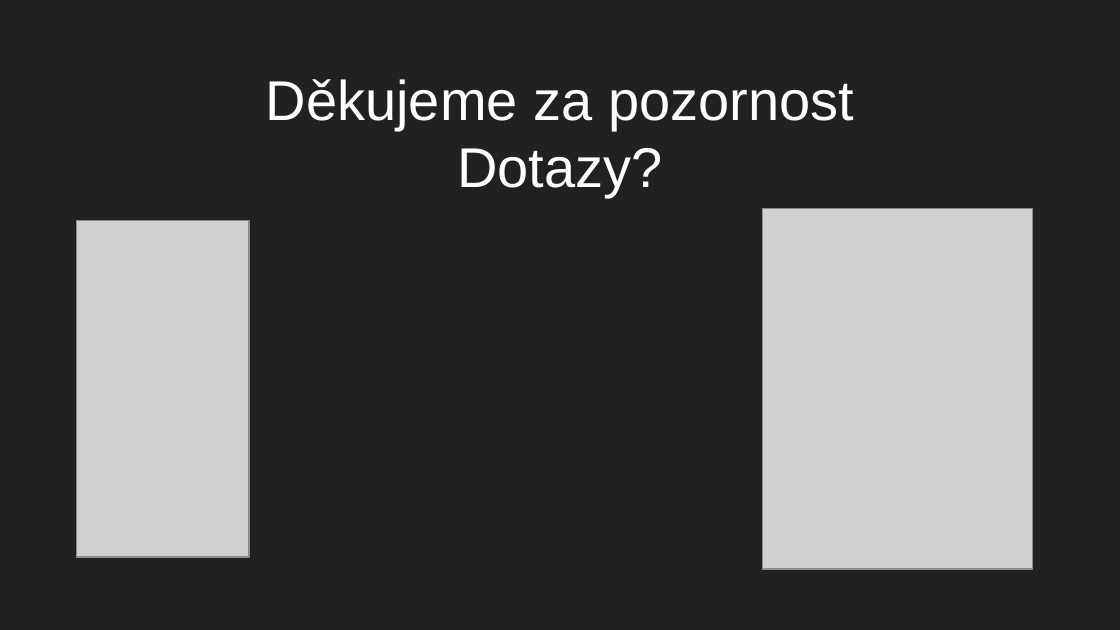
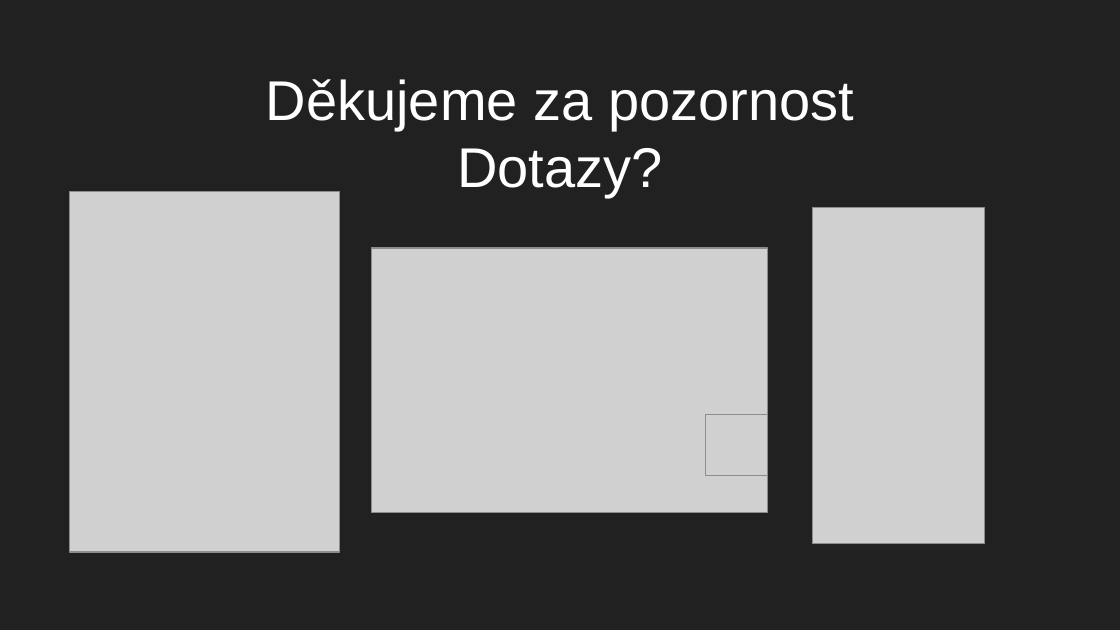
Before and after one commit to netik04/RSP2020, a slide deck: slide 8 of Dokumentace/prezentace1.pptx. Drawn at 1120x630 pixels with LibreOffice and Linux fonts; fonts in the diff are those of the drawing; grey boxes stand for pictures. Boxes give left, top, right and bottom in pixels: in the first picture for what was removed or moved away, otherwise in the second. Text is boxed around its words. In the diff, an @@ line names an element or a change of style, - is before the commit and + after.

```diff
--- a/Dokumentace/prezentace1.pptx
+++ b/Dokumentace/prezentace1.pptx
@@ picture: place and size @@
-picture at box(763, 208, 1033, 569)
+picture at box(69, 192, 339, 552)
@@ picture: place and size @@
-picture at box(77, 221, 250, 557)
+picture at box(812, 207, 984, 543)
@@ picture added at box(372, 248, 767, 512) @@
@@ picture added at box(706, 414, 767, 476) @@
```
Also in this commit, not shown: 2 other slides changed.
